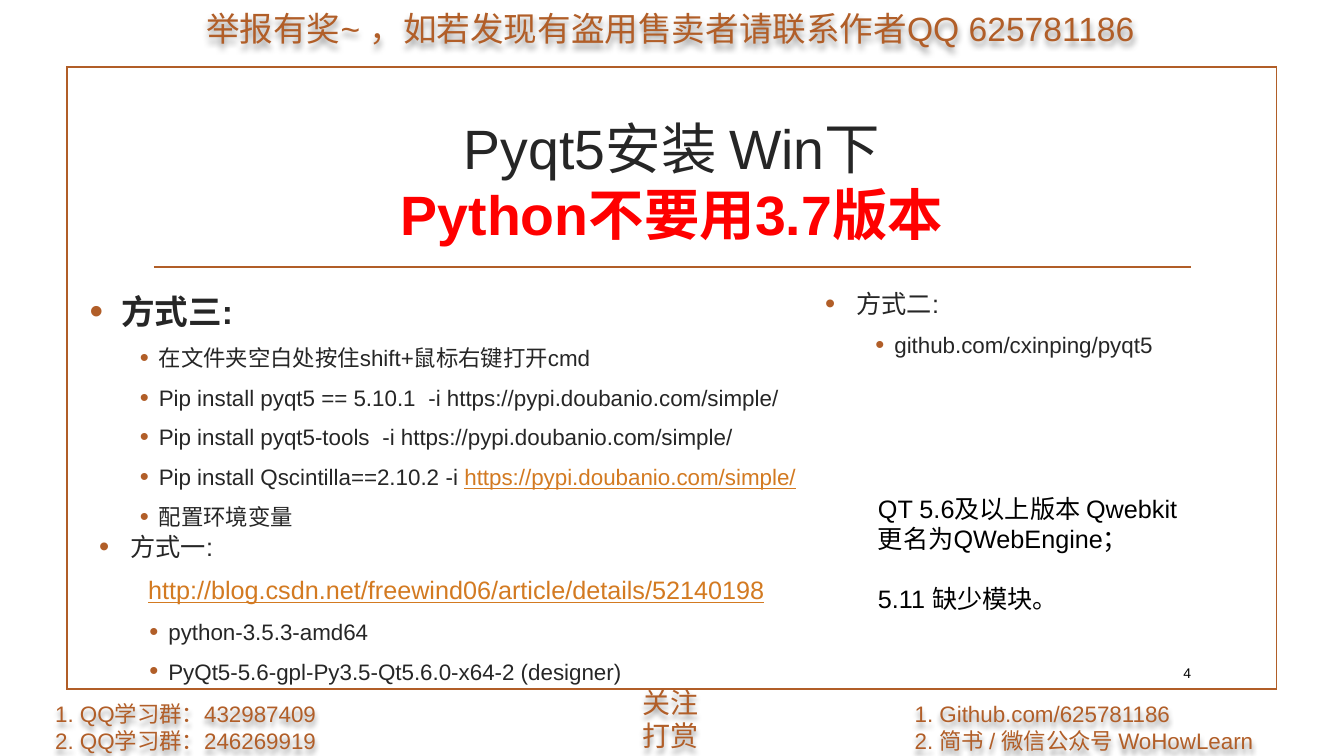
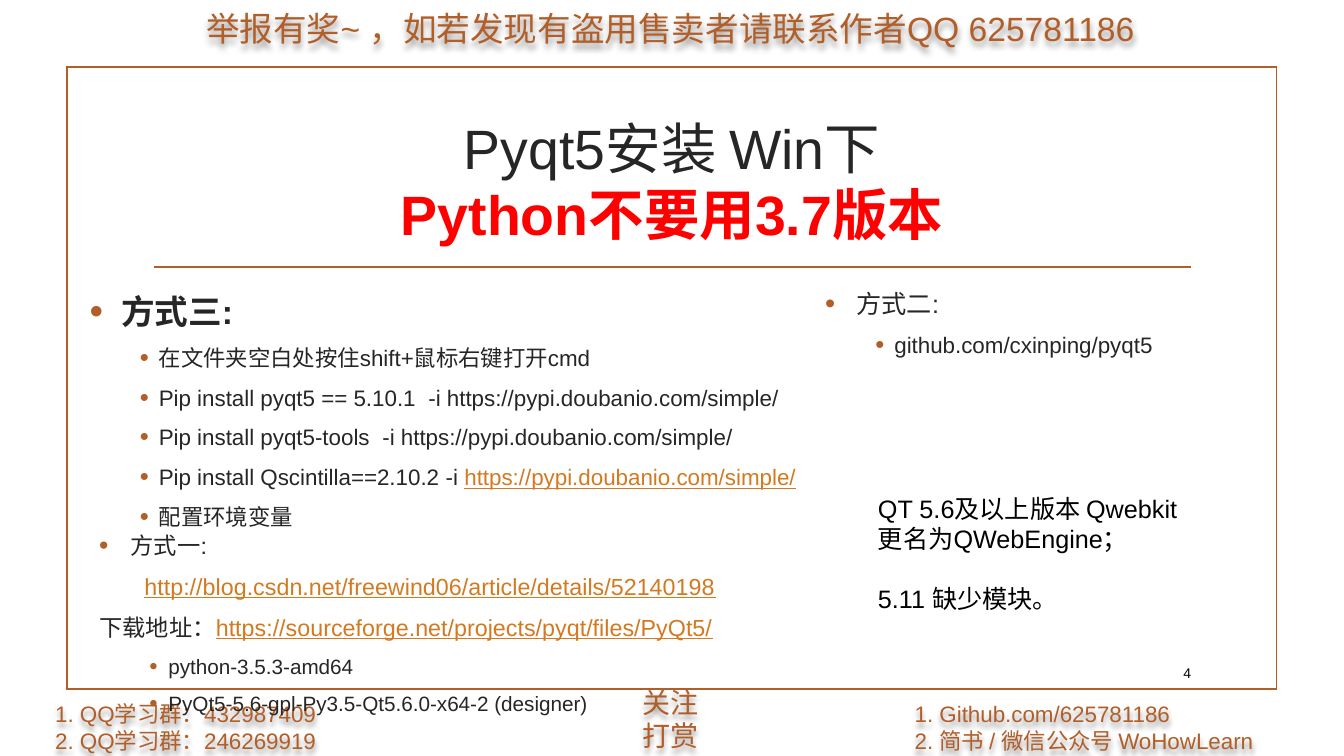
Before and after one commit to 625781186/WoHowLearn_PyQt5, a slide deck: slide 4 of 1.准备/1.准备.pptx. Drawn at 1344x756 pixels with LibreOffice and Linux fonts; fonts in the diff are those of the drawing; background and template pictures are left out. Boxes give left, top, right and bottom in pixels: in the first picture for what was removed or moved away, otherwise in the second. Text is boxed around its words. In the diff, an @@ line names an element or a change of style, - is before the commit and + after.

```diff
--- a/1.准备/1.准备.pptx
+++ b/1.准备/1.准备.pptx
@@ text at (144, 578, 714, 716): size 18 to 16.6 pt in "方式一:", "http://blog.csdn.net/freewind06/article/details/52140198"; size 16 to 14.8 pt in "python-3.5.3-amd64", "PyQt5-5.6-gpl-Py3.5-Qt5.6.0-x64-2 (designer)" @@
@@ text at (99, 616, 712, 641): paragraph added @@
+    下载地址：https://sourceforge.net/projects/pyqt/files/PyQt5/
```
Also in this commit, not shown: 59 other files.
